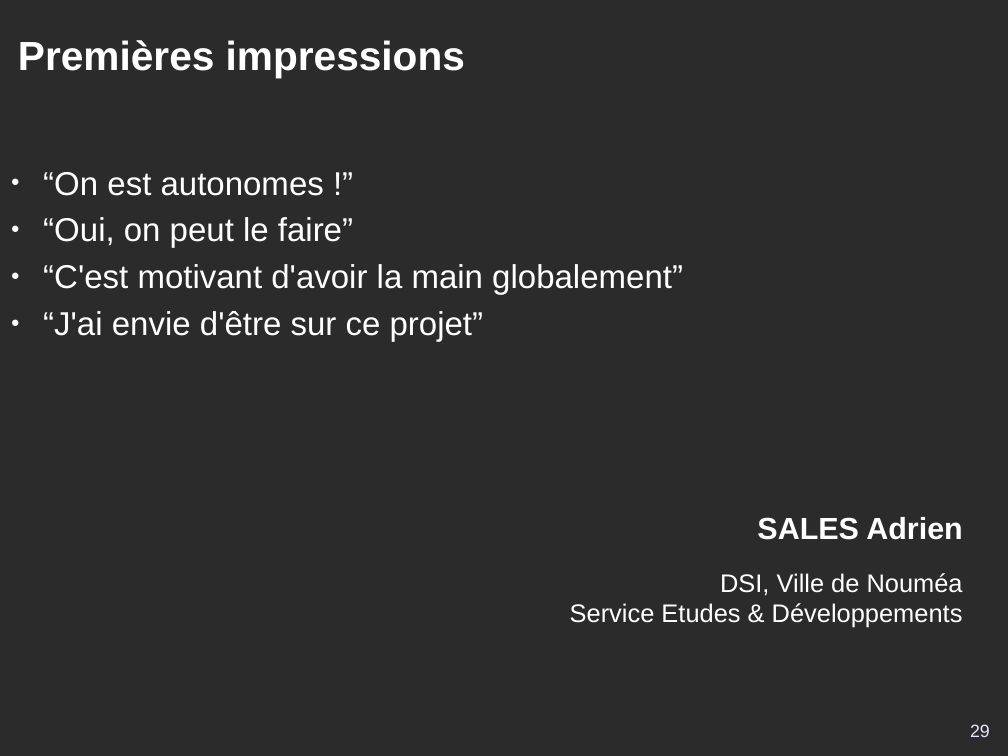
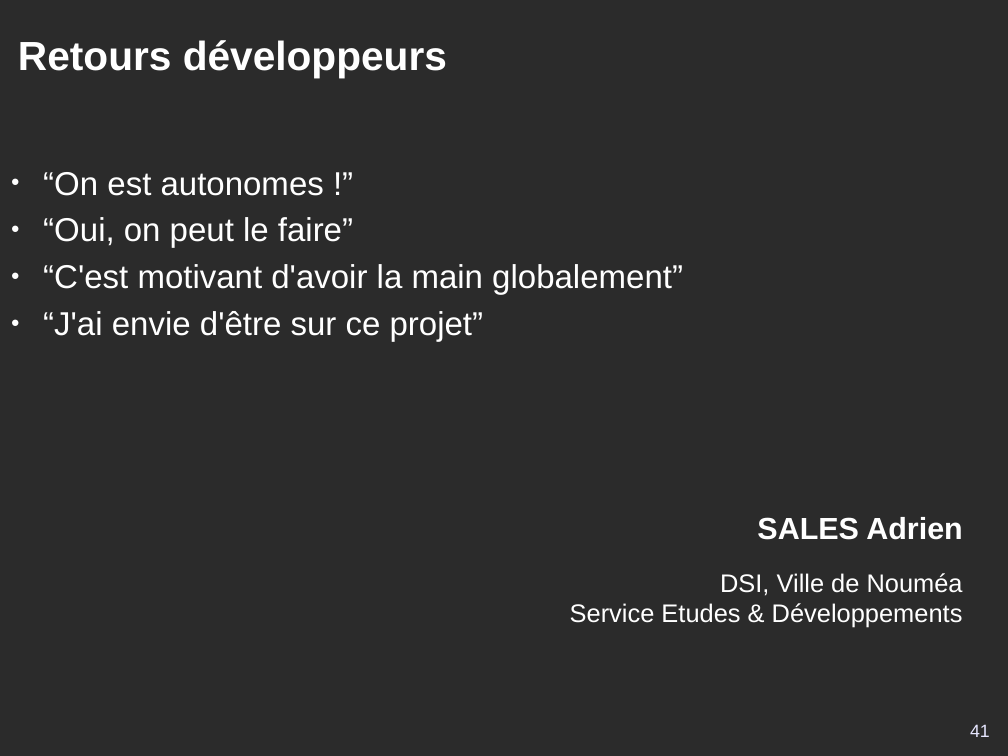
Before and after one commit to DSI-Ville-Noumea/sirh-kiosque-j2ee-old, a slide deck: slide 41 of src/site/resources/Kiosque_RH_J2EE_11021.odp (slide 29 before the commit). Drawn at 1008x756 pixels with LibreOffice and Linux fonts; fonts in the diff are those of the drawing; background and template pictures are left out; a plain dark background stands for a picture behind light text. Boxes give left, top, right and bottom in pixels: in the first picture for what was removed or moved away, otherwise in the second. Text is boxed around its words. In the diff, an @@ line names an element or a change of style, - is before the commit and + after.

```diff
--- a/src/site/resources/Kiosque_RH_J2EE_11021.odp
+++ b/src/site/resources/Kiosque_RH_J2EE_11021.odp
@@ title at bbox=[18, 40, 447, 77]: text changed @@
-Premières impressions
+Retours développeurs
@@ page number at bbox=[970, 724, 990, 737]: text changed @@
-29
+41
```
Also in this commit, not shown: 3 other slides changed, 13 slides added.
